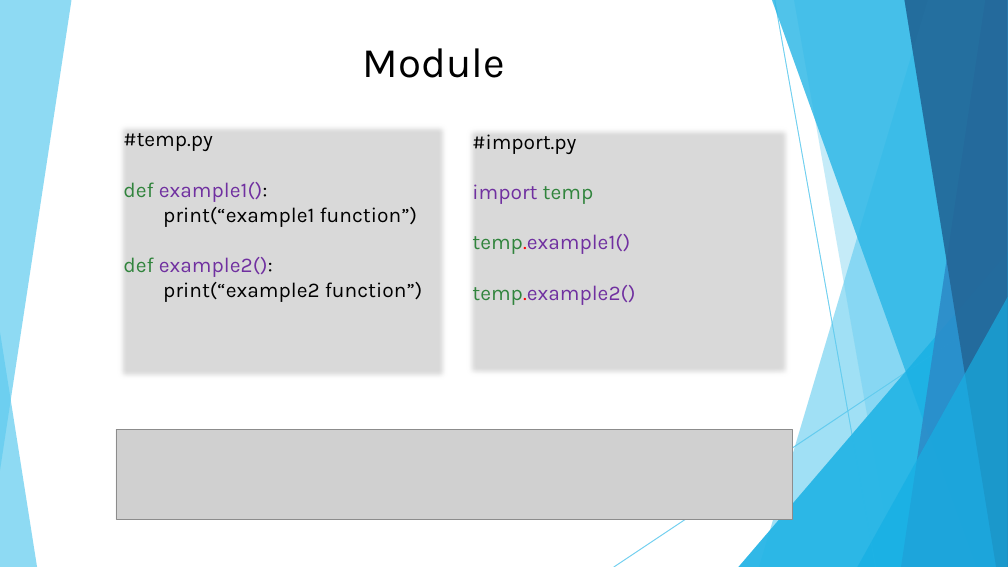
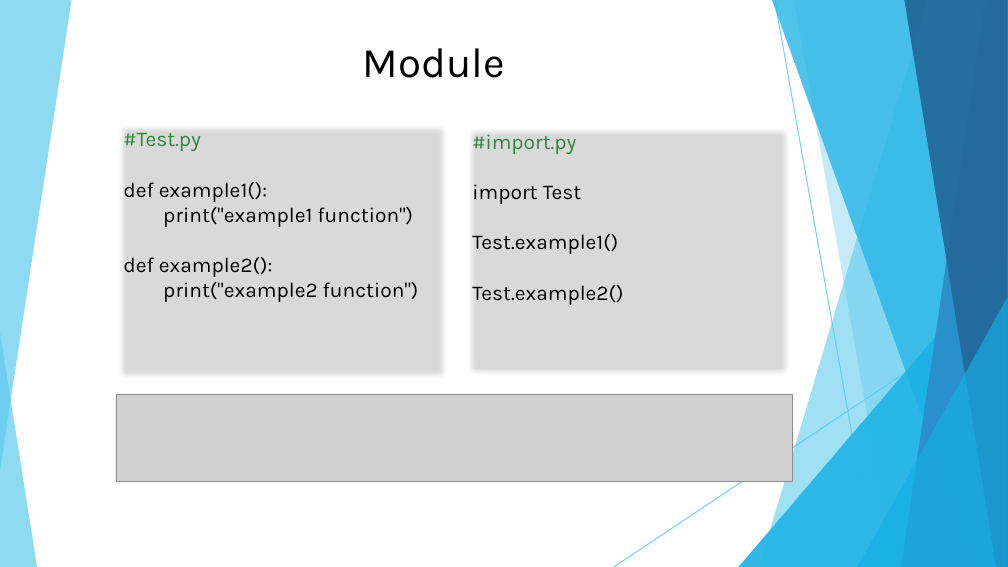
Before and after one commit to DavidChu0424/PythonIntroduction, a slide deck: slide 67 of Python Introduction.pptx (slide 56 before the commit). Drawn at 1008x567 pixels with LibreOffice and Linux fonts; fonts in the diff are those of the drawing; grey boxes stand for pictures. Boxes give left, top, right and bottom in pixels: in the first picture for what was removed or moved away, otherwise in the second. Text is boxed around its words. In the diff, an @@ line names an element or a change of style, - is before the commit and + after.

```diff
--- a/Python Introduction.pptx
+++ b/Python Introduction.pptx
@@ text in rectangle at (x1=123, y1=133, x2=201, y2=151): text changed; text colour #000000 to #31843D @@
-#temp.py
+#Test.py
@@ text at (x1=472, y1=134, x2=576, y2=154): text colour #000000 to #31843D in "#import.py" @@
@@ text in rectangle at (x1=123, y1=182, x2=273, y2=277): text colour #31843D to #000000 in "def", "def"; text colour #7030A0 to #000000 in "example1():", "example2():" @@
@@ text in rectangle at (x1=163, y1=207, x2=413, y2=227): text changed @@
-print(“example1 function”)
+print("example1 function")
@@ text at (x1=472, y1=184, x2=623, y2=305): text changed; text colour #7030A0 to #000000 @@
-import temp
-temp.example1()
-temp.example2()
+import Test
+Test.example1()
+Test.example2()
@@ text in rectangle at (x1=163, y1=282, x2=419, y2=302): text changed @@
-print(“example2 function”)
+print("example2 function")
@@ picture added at (x1=116, y1=395, x2=792, y2=482) @@
@@ picture removed at (x1=116, y1=430, x2=792, y2=520) @@
```
Also in this commit, not shown: 38 other slides changed, 12 slides added.
